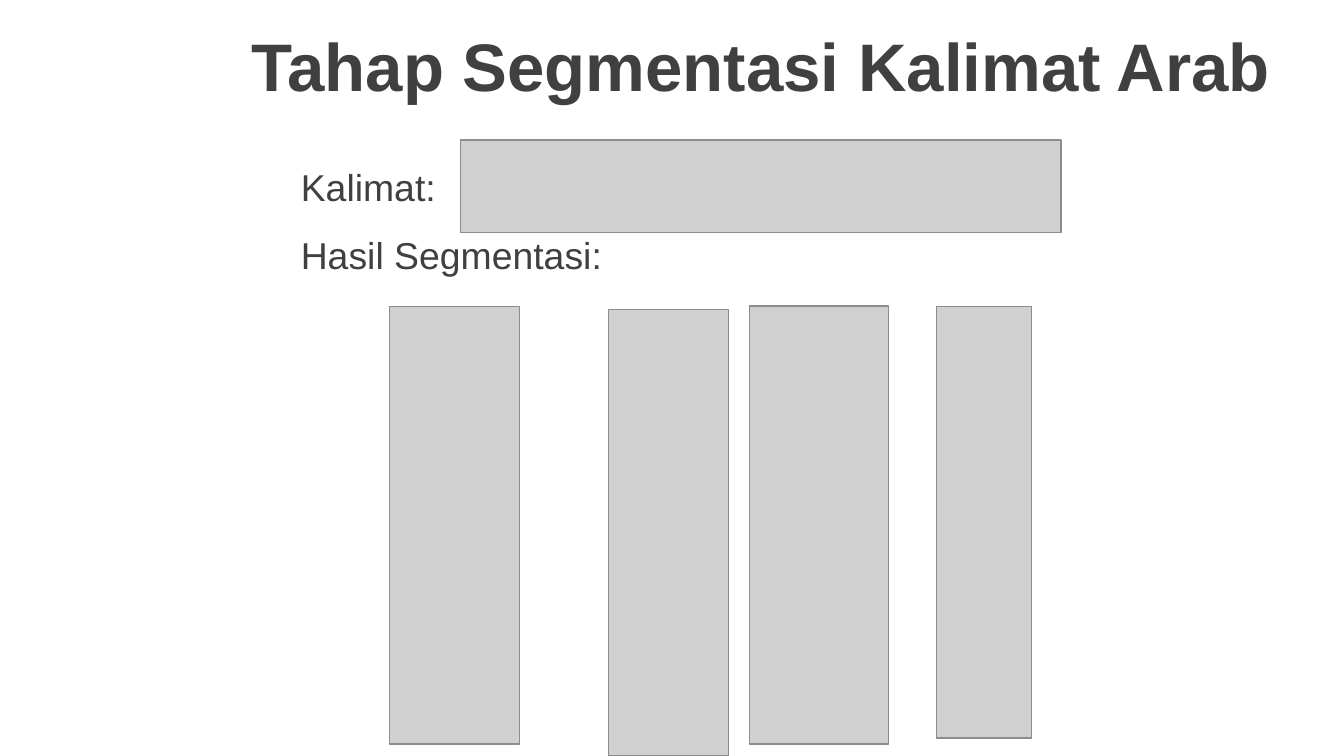
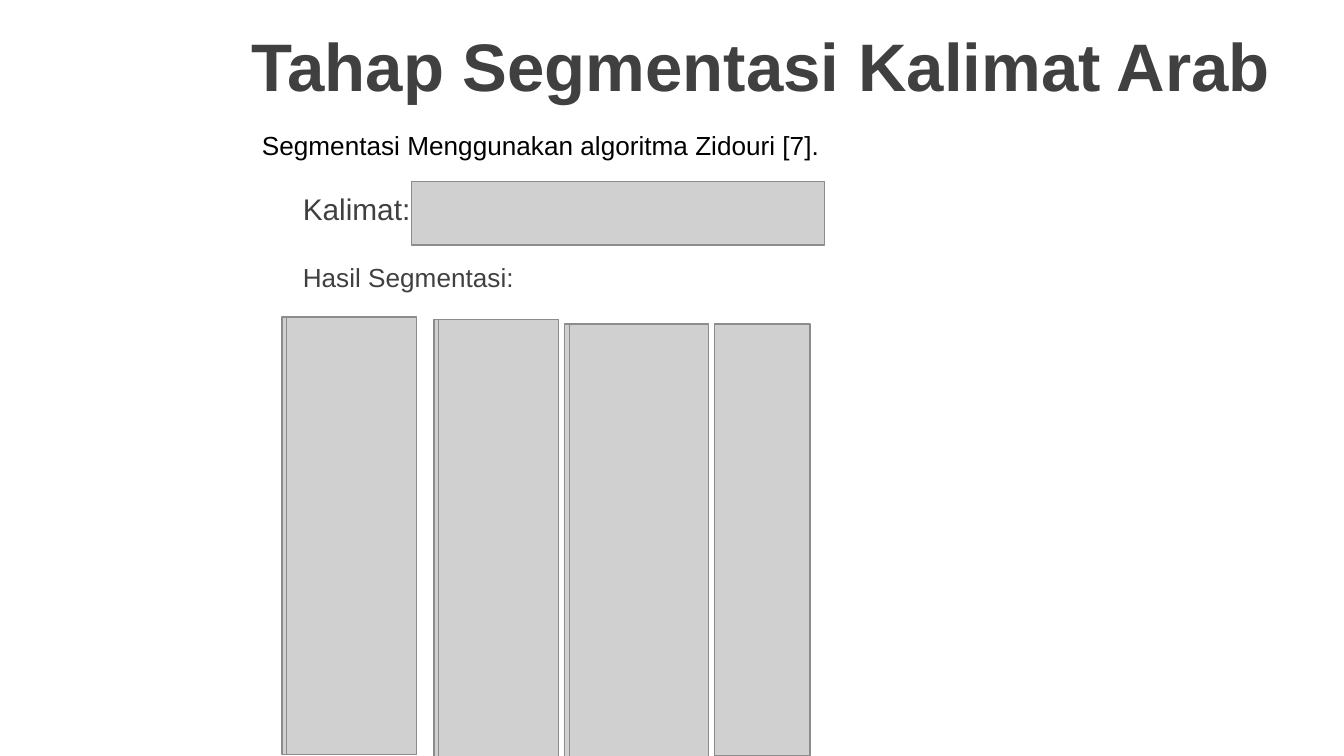
Before and after one commit to ainawind27/arabicocr-data, a slide deck: slide 8 of 1. presentasi/SEMINAR TESIS II/Green-abstract-background-and-squares-PowerPoint-Templates-Widescreen.pptx (slide 7 before the commit). Drawn at 1344x756 pixels with LibreOffice and Linux fonts; fonts in the diff are those of the drawing; grey boxes stand for pictures; background and template pictures are left out. Boxes give left, top, right and bottom in pixels: in the first picture for what was removed or moved away, otherwise in the second. Text is boxed around its words. In the diff, an @@ line names an element or a change of style, - is before the commit and + after.

```diff
--- a/1. presentasi/SEMINAR TESIS II/Green-abstract-background-and-squares-PowerPoint-Templates-Widescreen.pptx
+++ b/1. presentasi/SEMINAR TESIS II/Green-abstract-background-and-squares-PowerPoint-Templates-Widescreen.pptx
@@ text added at [262,136,818,161], 14 pt, text #000000 @@
+Segmentasi Menggunakan algoritma Zidouri [7].
@@ text "Kalimat:": place and size @@
-text "Kalimat:" at [301,174,436,202]
+text "Kalimat:" at [303,198,410,221]
@@ text "Kalimat:" at [303,198,410,221]: size 20 to 16 pt @@
@@ picture: place and size @@
-picture at [461,140,1062,233]
+picture at [411,181,824,245]
@@ text "Hasil Segmentasi:": place and size @@
-text "Hasil Segmentasi:" at [301,242,602,276]
+text "Hasil Segmentasi:" at [303,268,513,293]
@@ text "Hasil Segmentasi:" at [303,268,513,293]: size 20 to 14 pt; less space between paragraphs @@
@@ picture: place and size @@
-picture at [390,306,519,745]
+picture at [282,317,411,755]
@@ picture added at [286,317,415,755] @@
@@ picture: place and size @@
-picture at [609,309,728,755]
+picture at [434,320,554,756]
@@ picture added at [438,320,558,756] @@
@@ picture: place and size @@
-picture at [749,306,888,745]
+picture at [564,324,704,756]
@@ picture added at [570,324,710,756] @@
@@ picture: place and size @@
-picture at [937,306,1032,738]
+picture at [715,324,810,755]
```
Also in this commit, not shown: 8 other slides changed, 22 slides added, 47 other files.
